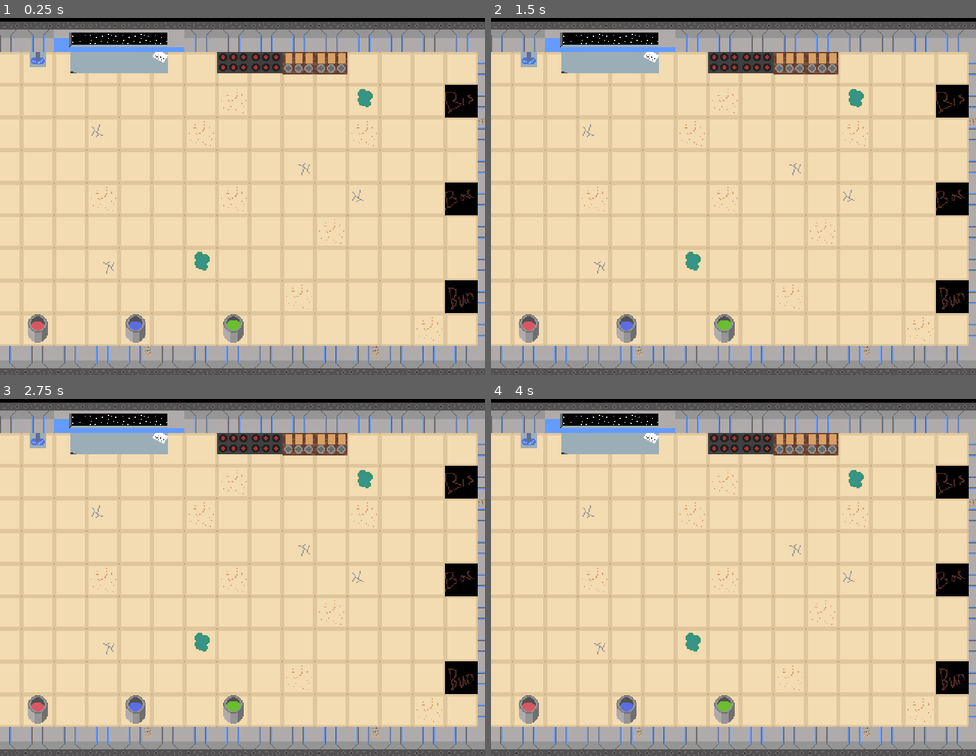
Above: before the commit, frames 1-4 (two rows, left to right).
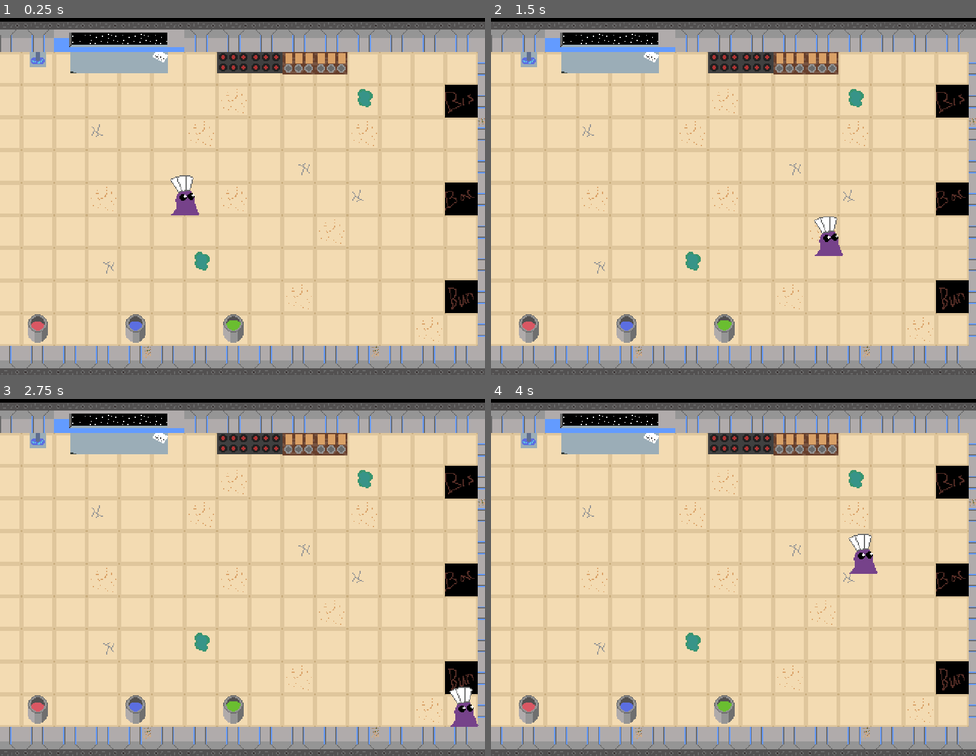
Above: after the commit, the same moments.

Repository: lganic/IEEE-GameJam-2026
Game: Godot game, scene res://scenes/base.tscn
Two runs of this game, one before a commit and one after it. Both use one fixed random seed, a clock stepped at 60 frames per second and the inputs below. This scene is started directly instead of the project's main scene.
Inputs (mouse positions are in pixels of both pictures, inside the frame that each line leads up to):
- Up to frame 1 (0.25 s): no input
- Up to frame 2 (1.5 s): tap Enter at 0.5 s; move the mouse to (840, 175) at 0.52 s; hold D (move_right, bound only after the commit) 0.53-1.28 s; click (840, 175) at 0.67 s; move the mouse to (636, 210) at 1.27 s; hold S (move_down, bound only after the commit) from 1.28 s (still down)
- Up to frame 3 (2.75 s): move the mouse to (291, 495) at 2.02 s; release S (move_down, bound only after the commit) at 2.03 s; hold D (move_right, bound only after the commit) from 2.03 s (still down)
- Up to frame 4 (4 s): move the mouse to (709, 645) at 2.77 s; release D (move_right, bound only after the commit) at 2.78 s; hold W (move_up, bound only after the commit) 2.78-3.53 s; click (709, 645) at 2.92 s; move the mouse to (879, 627) at 3.52 s; hold A (move_left, bound only after the commit) from 3.53 s (still down)

The runs differ from the first frame. In frame 1, 0.4% of the frame differs, in the area x 35-42%, y 44-56%; in frame 2, 0.4%; in frame 3, 0.4%; in frame 4, 0.4%.

Commit message:
Added some testing stuff

Diff:
--- a/project.godot
+++ b/project.godot
@@ -29,6 +29,29 @@
 
 items=""
 
+[input]
+
+move_up={
+"deadzone": 0.2,
+"events": [Object(InputEventKey,"resource_local_to_scene":false,"resource_name":"","device":-1,"window_id":0,"alt_pressed":false,"shift_pressed":false,"ctrl_pressed":false,"meta_pressed":false,"pressed":false,"keycode":0,"physical_keycode":87,"key_label":0,"unicode":119,"location":0,"echo":false,"script":null)
+]
+}
+move_down={
+"deadzone": 0.2,
+"events": [Object(InputEventKey,"resource_local_to_scene":false,"resource_name":"","device":-1,"window_id":0,"alt_pressed":false,"shift_pressed":false,"ctrl_pressed":false,"meta_pressed":false,"pressed":false,"keycode":0,"physical_keycode":83,"key_label":0,"unicode":115,"location":0,"echo":false,"script":null)
+]
+}
+move_left={
+"deadzone": 0.2,
+"events": [Object(InputEventKey,"resource_local_to_scene":false,"resource_name":"","device":-1,"window_id":0,"alt_pressed":false,"shift_pressed":false,"ctrl_pressed":false,"meta_pressed":false,"pressed":false,"keycode":0,"physical_keycode":65,"key_label":0,"unicode":97,"location":0,"echo":false,"script":null)
+]
+}
+move_right={
+"deadzone": 0.2,
+"events": [Object(InputEventKey,"resource_local_to_scene":false,"resource_name":"","device":-1,"window_id":0,"alt_pressed":false,"shift_pressed":false,"ctrl_pressed":false,"meta_pressed":false,"pressed":false,"keycode":0,"physical_keycode":68,"key_label":0,"unicode":100,"location":0,"echo":false,"script":null)
+]
+}
+
 [physics]
 
 common/physics_ticks_per_second=100
--- a/scenes/base.tscn
+++ b/scenes/base.tscn
@@ -1,6 +1,47 @@
 [gd_scene format=3 uid="uid://c4cg32n2py332"]
 
 [ext_resource type="PackedScene" uid="uid://ccs0yjbxuyx7f" path="res://scenes/ship.tscn" id="1_pvqg0"]
+[ext_resource type="Script" uid="uid://dk75kre8pkfw" path="res://scripts/PlayerMover.gd" id="2_t45w4"]
+[ext_resource type="Texture2D" uid="uid://coqawddbg15n3" path="res://assets/playercharacter.png" id="3_h5ip5"]
+
+[sub_resource type="AtlasTexture" id="AtlasTexture_40w10"]
+atlas = ExtResource("3_h5ip5")
+region = Rect2(0, 0, 32, 64)
+
+[sub_resource type="AtlasTexture" id="AtlasTexture_xvvcp"]
+atlas = ExtResource("3_h5ip5")
+region = Rect2(32, 0, 32, 64)
+
+[sub_resource type="AtlasTexture" id="AtlasTexture_hh5oj"]
+atlas = ExtResource("3_h5ip5")
+region = Rect2(64, 0, 32, 64)
+
+[sub_resource type="AtlasTexture" id="AtlasTexture_vqfsp"]
+atlas = ExtResource("3_h5ip5")
+region = Rect2(96, 0, 32, 64)
+
+[sub_resource type="SpriteFrames" id="SpriteFrames_i6jx3"]
+animations = [{
+"frames": [{
+"duration": 1.0,
+"texture": SubResource("AtlasTexture_40w10")
+}, {
+"duration": 1.0,
+"texture": SubResource("AtlasTexture_xvvcp")
+}, {
+"duration": 1.0,
+"texture": SubResource("AtlasTexture_hh5oj")
+}, {
+"duration": 1.0,
+"texture": SubResource("AtlasTexture_vqfsp")
+}],
+"loop": true,
+"name": &"default",
+"speed": 5.0
+}]
+
+[sub_resource type="RectangleShape2D" id="RectangleShape2D_t45w4"]
+size = Vector2(26, 23)
 
 [node name="Node2D" type="Node2D" unique_id=1855781328]
 
@@ -17,3 +58,16 @@
 [node name="Camera2D" type="Camera2D" parent="." unique_id=401445166]
 position = Vector2(57, 10)
 zoom = Vector2(1.68, 1.68)
+position_smoothing_enabled = true
+
+[node name="CharacterBody2D" type="CharacterBody2D" parent="." unique_id=582023257]
+script = ExtResource("2_t45w4")
+
+[node name="AnimatedSprite2D" type="AnimatedSprite2D" parent="CharacterBody2D" unique_id=617185369]
+z_index = 5
+sprite_frames = SubResource("SpriteFrames_i6jx3")
+frame_progress = 0.72233975
+
+[node name="CollisionShape2D" type="CollisionShape2D" parent="CharacterBody2D" unique_id=1363766451]
+position = Vector2(1, 20.5)
+shape = SubResource("RectangleShape2D_t45w4")
--- a/scenes/ship.tscn
+++ b/scenes/ship.tscn
@@ -12,28 +12,48 @@
 1:3/0 = 0
 2:4/0 = 0
 3:4/0 = 0
+3:4/0/physics_layer_0/polygon_0/points = PackedVector2Array(-16, -16, 16, -16, 16, 16, -16, 16)
 4:4/0 = 0
+4:4/0/physics_layer_0/polygon_0/points = PackedVector2Array(-16, -16, 16, -16, 16, 16, -16, 16)
 4:3/0 = 0
 4:2/0 = 0
+4:2/0/physics_layer_0/polygon_0/points = PackedVector2Array(-16, -16, 16, -16, 16, 16, -16, 16)
 4:1/0 = 0
+4:1/0/physics_layer_0/polygon_0/points = PackedVector2Array(-16, -16, 16, -16, 16, 16, -16, 16)
 3:1/0 = 0
+3:1/0/physics_layer_0/polygon_0/points = PackedVector2Array(-16, -16, 16, -16, 16, 16, -16, 16)
 3:0/0 = 0
+3:0/0/physics_layer_0/polygon_0/points = PackedVector2Array(-16, -16, 16, -16, 16, 16, -16, 16)
 2:0/0 = 0
+2:0/0/physics_layer_0/polygon_0/points = PackedVector2Array(-16, -16, 16, -16, 16, 16, -16, 16)
 1:0/0 = 0
+1:0/0/physics_layer_0/polygon_0/points = PackedVector2Array(-16, -16, 16, -16, 16, 16, -16, 16)
 0:0/0 = 0
+0:0/0/physics_layer_0/polygon_0/points = PackedVector2Array(-16, -16, 16, -16, 16, 16, -16, 16)
 0:1/0 = 0
+0:1/0/physics_layer_0/polygon_0/points = PackedVector2Array(-16, -16, 16, -16, 16, 16, -16, 16)
 0:2/0 = 0
+0:2/0/physics_layer_0/polygon_0/points = PackedVector2Array(-16, -16, 16, -16, 16, 16, -16, 16)
 3:3/0 = 0
 1:2/0 = 0
+1:2/0/physics_layer_0/polygon_0/points = PackedVector2Array(-16, -16, 16, -16, 16, 16, -16, 16)
 1:1/0 = 0
+1:1/0/physics_layer_0/polygon_0/points = PackedVector2Array(-16, -16, 16, -16, 16, 16, -16, 16)
 2:1/0 = 0
+2:1/0/physics_layer_0/polygon_0/points = PackedVector2Array(-16, -16, 16, -16, 16, 16, -16, 16)
 2:2/0 = 0
+2:2/0/physics_layer_0/polygon_0/points = PackedVector2Array(-16, -16, 16, -16, 16, 16, -16, 16)
 4:0/0 = 0
+4:0/0/physics_layer_0/polygon_0/points = PackedVector2Array(-16, -16, 16, -16, 16, 16, -16, 16)
 5:0/0 = 0
+5:0/0/physics_layer_0/polygon_0/points = PackedVector2Array(-16, -16, 16, -16, 16, 16, -16, 16)
 5:1/0 = 0
+5:1/0/physics_layer_0/polygon_0/points = PackedVector2Array(-16, -16, 16, -16, 16, 16, -16, 16)
 5:2/0 = 0
+5:2/0/physics_layer_0/polygon_0/points = PackedVector2Array(-16, -16, 16, -16, 16, 16, -16, 16)
 5:3/0 = 0
 5:4/0 = 0
+5:4/0/physics_layer_0/polygon_0/points = PackedVector2Array(-16, -16, 16, -16, 16, 16, -16, 16)
 5:5/0 = 0
 4:5/0 = 0
 3:5/0 = 0
@@ -41,15 +61,19 @@
 1:5/0 = 0
 0:5/0 = 0
 6:0/0 = 0
+6:0/0/physics_layer_0/polygon_0/points = PackedVector2Array(-16, -16, 16, -16, 16, 16, -16, 16)
 6:1/0 = 0
+6:1/0/physics_layer_0/polygon_0/points = PackedVector2Array(-16, -16, 16, -16, 16, 16, -16, 16)
 6:2/0 = 0
 6:3/0 = 0
 6:4/0 = 0
 6:5/0 = 0
 3:2/0 = 0
+3:2/0/physics_layer_0/polygon_0/points = PackedVector2Array(-16, -16, 16, -16, 16, 16, -16, 16)
 
 [sub_resource type="TileSet" id="TileSet_4tobq"]
 tile_size = Vector2i(32, 32)
+physics_layer_0/collision_layer = 1
 sources/0 = SubResource("TileSetAtlasSource_2gnfn")
 
 [node name="Node2D" type="Node2D" unique_id=1361151523]
--- /dev/null
+++ b/scripts/PlayerMover.gd
@@ -0,0 +1,21 @@
+extends CharacterBody2D
+
+@export var speed := 200.0
+
+func _physics_process(_delta):
+	var direction := Vector2.ZERO
+
+	if Input.is_action_pressed("move_right"):
+		direction.x += 1
+	if Input.is_action_pressed("move_left"):
+		direction.x -= 1
+	if Input.is_action_pressed("move_down"):
+		direction.y += 1
+	if Input.is_action_pressed("move_up"):
+		direction.y -= 1
+
+	if direction != Vector2.ZERO:
+		direction = direction.normalized()
+
+	velocity = direction * speed
+	move_and_slide()
Binary file added: assets/playercharacter.png
Not shown, added: assets/playercharacter.png.import
Not shown, added: scripts/PlayerMover.gd.uid
